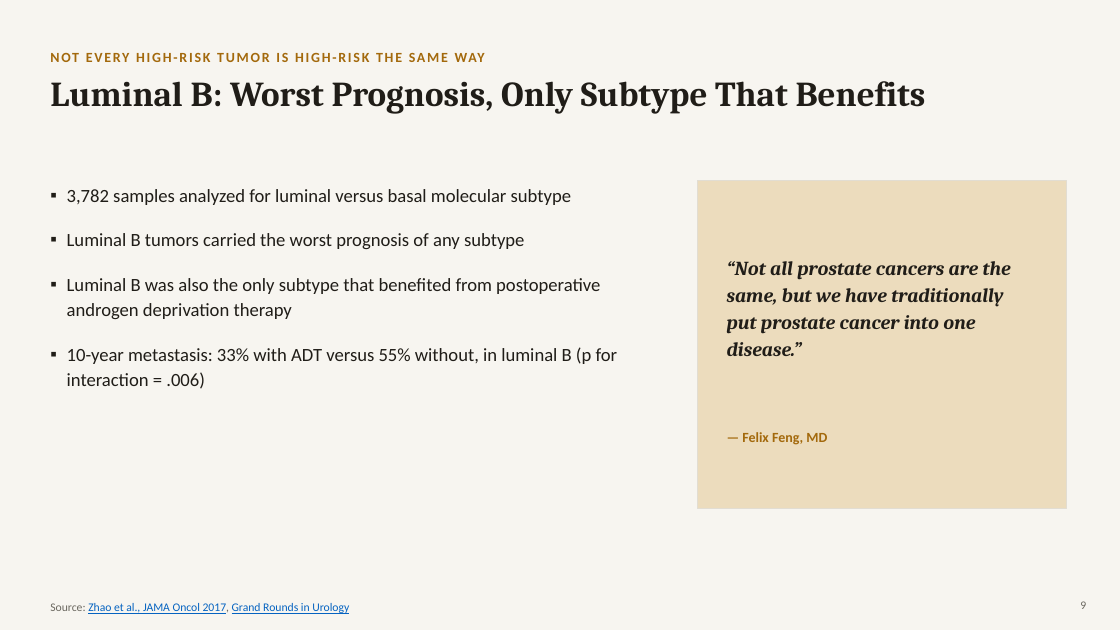
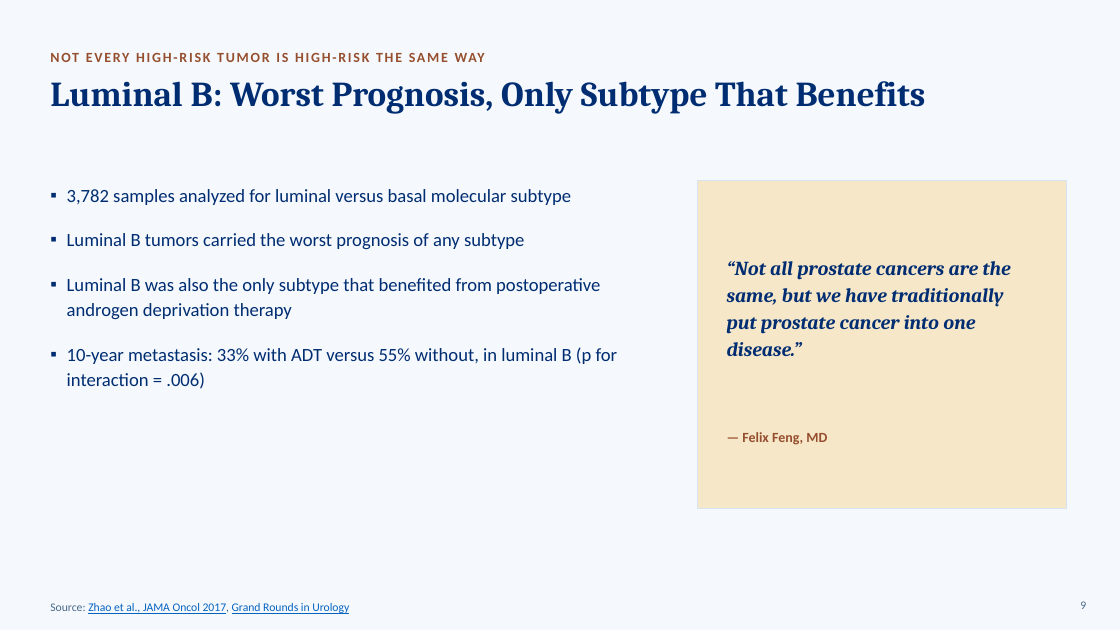
Before and after one commit to kpienta-cloud/FENG, a slide deck: slide 9 of slides/Transformative_Science_Feng_Keynote.pptx. Drawn at 1120x630 pixels with LibreOffice and Linux fonts; fonts in the diff are those of the drawing. Boxes give left, top, right and bottom in pixels: in the first picture for what was removed or moved away, otherwise in the second. Text is boxed around its words. In the diff, an @@ line names an element or a change of style, - is before the commit and + after.

Commit message:
Re-theme keynote deck with official Johns Hopkins brand colors (Heritage Blue / Spirit Blue / Gold)

```diff
--- a/slides/Transformative_Science_Feng_Keynote.pptx
+++ b/slides/Transformative_Science_Feng_Keynote.pptx
@@ background #F7F5F0 to #F5F8FC @@
@@ text "NOT EVERY HIGH-RISK TUMOR IS ..." at [455, 53, 485, 62]: text colour #A3690C to #964F2E @@
@@ rectangle at [697, 181, 1067, 508]: fill #ECDCBD to #F6E7C9; outline #E2DDD2 1 pt to #D6E4F2 1 pt @@
@@ text colour #201D18 to #002D72 in 3 elements at [50, 81, 926, 114], [67, 189, 618, 389], [727, 261, 1011, 357] @@
@@ text "— Felix Feng, MD" at [742, 432, 827, 445]: text colour #A3690C to #964F2E @@
@@ text "Source: Zhao et al., JAMA ..." at [50, 603, 349, 614]: text colour #6B6860 to #4A6B8A in "Source: 2017," @@
@@ text "9" at [1080, 601, 1086, 609]: text colour #6B6860 to #4A6B8A @@
```
Also in this commit, not shown: 33 other slides changed.
